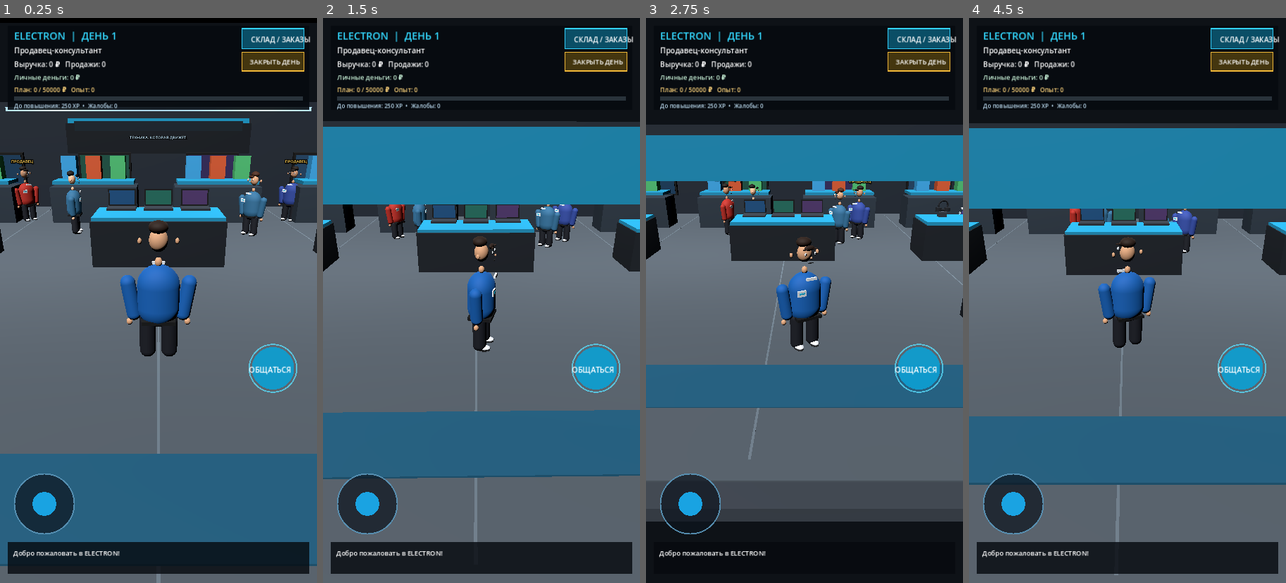
Above: before the commit, frames 1-4 (left to right).
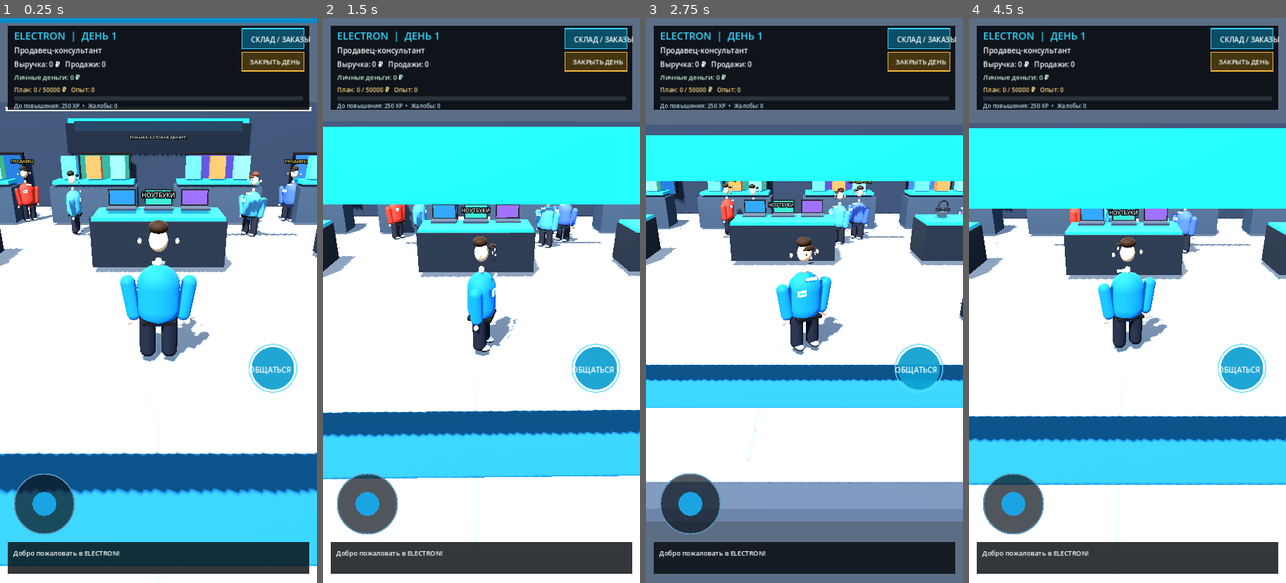
Above: after the commit, the same moments.

Repository: shilinillyaalexandrovich-wq/ELECTRON-3D
Game: Godot game, scene res://scenes/main.tscn
Two runs of this game, one before a commit and one after it. Both use one fixed random seed, a clock stepped at 60 frames per second and the inputs below.
Inputs (mouse positions are in pixels of both pictures, inside the frame that each line leads up to):
- Up to frame 1 (0.25 s): no input
- Up to frame 2 (1.5 s): move the mouse to (551, 272) at 0.52 s; click (551, 272) at 0.67 s; drag from (418, 328) to (465, 413) at 1.27 s
- Up to frame 3 (2.75 s): move the mouse to (836, 176) at 2.02 s; click (836, 176) at 2.17 s
- Up to frame 4 (4.5 s): drag from (1111, 413) to (1032, 215) at 2.77 s; move the mouse to (1222, 385) at 3.52 s; click (1222, 385) at 3.67 s; drag from (1032, 215) to (1079, 159) at 4.27 s

The runs differ from the first frame. In frame 1, 79% of the frame differs, in the area x 0-100%, y 0-100%; in frame 2, 84%; in frame 3, 79%; in frame 4, 84%.

Commit message:
Brighten ELECTRON showroom and add clear product-zone signage

Diff:
--- a/scripts/game.gd
+++ b/scripts/game.gd
@@ -79,22 +79,35 @@
         for j in range(3):
             _box(Vector3(x - 0.9 + j * 0.9, 2.05, -5.3), Vector3(0.55, 0.8, 0.42), [Color(0.22,0.65,0.9), Color(0.85,0.35,0.18), Color(0.3,0.75,0.45)][j])
 
+    # Мягкий общий свет убирает почти чёрные тени на персонажах и мебели.
+    var world := WorldEnvironment.new()
+    var environment := Environment.new()
+    environment.background_mode = Environment.BG_COLOR
+    environment.background_color = Color(0.36, 0.43, 0.52)
+    environment.ambient_light_source = Environment.AMBIENT_SOURCE_COLOR
+    environment.ambient_light_color = Color(0.72, 0.82, 0.96)
+    environment.ambient_light_energy = 0.82
+    environment.tonemap_mode = Environment.TONE_MAPPER_FILMIC
+    world.environment = environment
+    add_child(world)
+
     var light := DirectionalLight3D.new()
     light.rotation_degrees = Vector3(-55, -25, 0)
-    light.light_energy = 1.25
+    light.light_energy = 1.45
+    light.shadow_enabled = true
     add_child(light)
 
     for x in [-7.0, -2.5, 2.5, 7.0]:
         var omni := OmniLight3D.new()
         omni.position = Vector3(x, 3.7, 0)
-        omni.light_energy = 0.8
-        omni.omni_range = 8
+        omni.light_energy = 1.0
+        omni.omni_range = 9
         add_child(omni)
 
 
 func _build_store_details() -> void:
     # Светлый торговый зал с контрастными проходами и фирменными панелями.
-    _box(Vector3(0, 0.005, 0), Vector3(23.4, 0.025, 17.4), Color(0.32, 0.36, 0.4))
+    _box(Vector3(0, 0.005, 0), Vector3(23.4, 0.025, 17.4), Color(0.48, 0.52, 0.57))
     for x in [-10.0, -5.0, 0.0, 5.0, 10.0]:
         _box(Vector3(x, 0.012, 0), Vector3(0.035, 0.012, 16.8), Color(0.42, 0.48, 0.53))
     _box(Vector3(0, 0.03, 6.9), Vector3(10.0, 0.025, 1.1), Color(0.08, 0.35, 0.48))
@@ -167,6 +180,10 @@
                     cup.position = Vector3(px + side*0.14,1.64,-0.14)
                     cup.material_override = _mat(Color(0.07,0.09,0.12))
                     add_child(cup)
+
+    _add_store_label("СМАРТФОНЫ", Vector3(-6.0, 1.92, 0.82), 17, Color(0.86,0.96,1.0))
+    _add_store_label("НОУТБУКИ", Vector3(0.0, 1.92, 0.82), 17, Color(0.86,0.96,1.0))
+    _add_store_label("НАУШНИКИ", Vector3(6.0, 1.92, 0.82), 17, Color(0.86,0.96,1.0))
 
     # Стеллажи с коробками и подсвеченными полками вдоль стен.
     for side in [-1.0, 1.0]:
